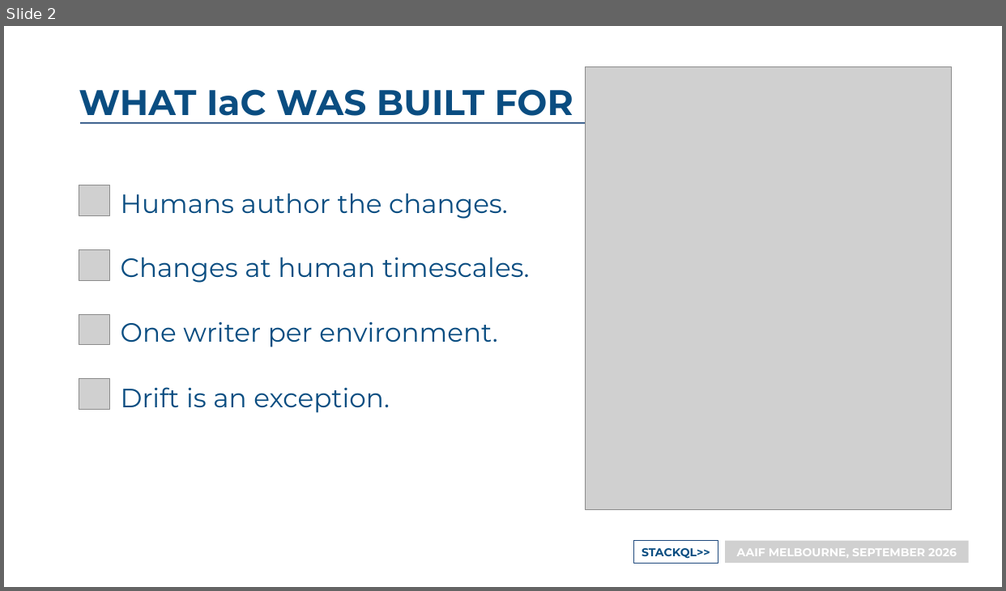
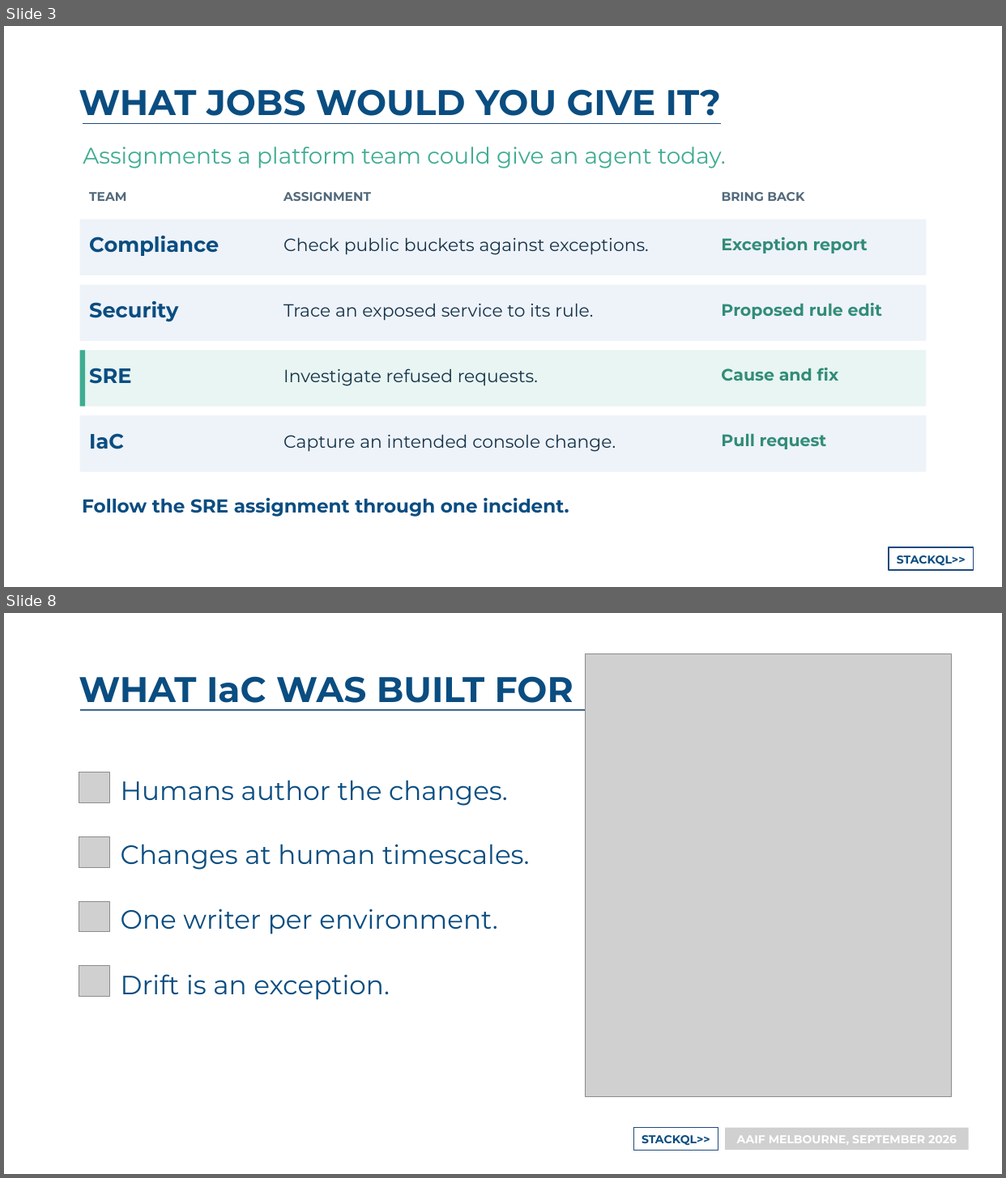
Before and after one commit to stackql-labs/agentic-platform-engineering, a slide deck: 12-26 AI Engineer/presentation/Query Before Mutation - AI Engineer Sydney 2026.pptx. Shown one above the other, each under a label of ours: slide 2 before the commit, slides 3 and 8 after it; the slides between them are not shown. The pictures are 1006x591 and 1006x1178 pixels, drawn with LibreOffice and Linux fonts; fonts in the diff are those of the drawing; grey boxes stand for pictures. Boxes give left, top, right and bottom in pixels: in the first picture for what was removed or moved away, otherwise in the second. Text is boxed around its words. In the diff, an @@ line names an element or a change of style, - is before the commit and + after.

```diff
--- a/12-26 AI Engineer/presentation/Query Before Mutation - AI Engineer Sydney 2026.pptx
+++ b/12-26 AI Engineer/presentation/Query Before Mutation - AI Engineer Sydney 2026.pptx
@@ slide 3 added at <box>4,26,1002,587</box>, background #FFFFFF @@
@@ text added at <box>79,89,721,124</box>, 56.5 pt, text #0A4D81, bold @@
+WHAT JOBS WOULD YOU GIVE IT?
@@ line added from (83, 123) to (721, 123), #1F497D 2.25 pt @@
@@ text added at <box>83,147,726,169</box>, 36 pt, text #3FAC92 @@
+Assignments a platform team could give an agent today.
@@ text added at <box>89,192,126,201</box>, 19.8 pt, text #52697B, bold @@
+TEAM
@@ text added at <box>283,192,371,201</box>, 19.8 pt, text #52697B, bold @@
+ASSIGNMENT
@@ text added at <box>722,192,804,201</box>, 19.8 pt, text #52697B, bold @@
+BRING BACK
@@ rectangle added at <box>80,220,926,275</box>, fill #EEF3F9 @@
@@ text added at <box>89,236,219,256</box>, 33 pt, text #0A4D81, bold @@
+Compliance
@@ text added at <box>283,237,649,255</box>, 28.1 pt, text #15334A @@
+Check public buckets against exceptions.
@@ text added at <box>721,237,867,254</box>, 26.4 pt, text #318C78, bold @@
+Exception report
@@ rectangle added at <box>80,285,926,341</box>, fill #EEF3F9 @@
@@ text added at <box>89,301,178,322</box>, 33 pt, text #0A4D81, bold @@
+Security
@@ text added at <box>283,303,593,321</box>, 28.1 pt, text #15334A @@
+Trace an exposed service to its rule.
@@ text added at <box>721,303,882,319</box>, 26.4 pt, text #318C78, bold @@
+Proposed rule edit
@@ rectangle added at <box>80,350,926,407</box>, fill #E8F5F2 @@
@@ rectangle added at <box>80,350,85,407</box>, fill #3FAC92 @@
@@ text added at <box>89,368,131,384</box>, 33 pt, text #0A4D81, bold @@
+SRE
@@ text added at <box>283,369,538,386</box>, 28.1 pt, text #15334A @@
+Investigate refused requests.
@@ text added at <box>721,368,839,381</box>, 26.4 pt, text #318C78, bold @@
+Cause and fix
@@ rectangle added at <box>80,416,926,472</box>, fill #EEF3F9 @@
@@ text added at <box>89,433,124,450</box>, 33 pt, text #0A4D81, bold @@
+IaC
@@ text added at <box>283,434,616,452</box>, 28.1 pt, text #15334A @@
+Capture an intended console change.
@@ text added at <box>721,433,827,450</box>, 26.4 pt, text #318C78, bold @@
+Pull request
@@ text added at <box>82,498,569,517</box>, 29.7 pt, text #0A4D81, bold @@
+Follow the SRE assignment through one incident.
@@ rectangle added at <box>889,548,974,570</box>, outline #1F497D 1.5 pt, 18 pt, text #0A4D81, bold @@
+STACKQL>>
@@ what was slide 2 is now slide 8 @@
```
Also in this commit, not shown: 9 other slides added, 1 slide removed, 1 other file.
